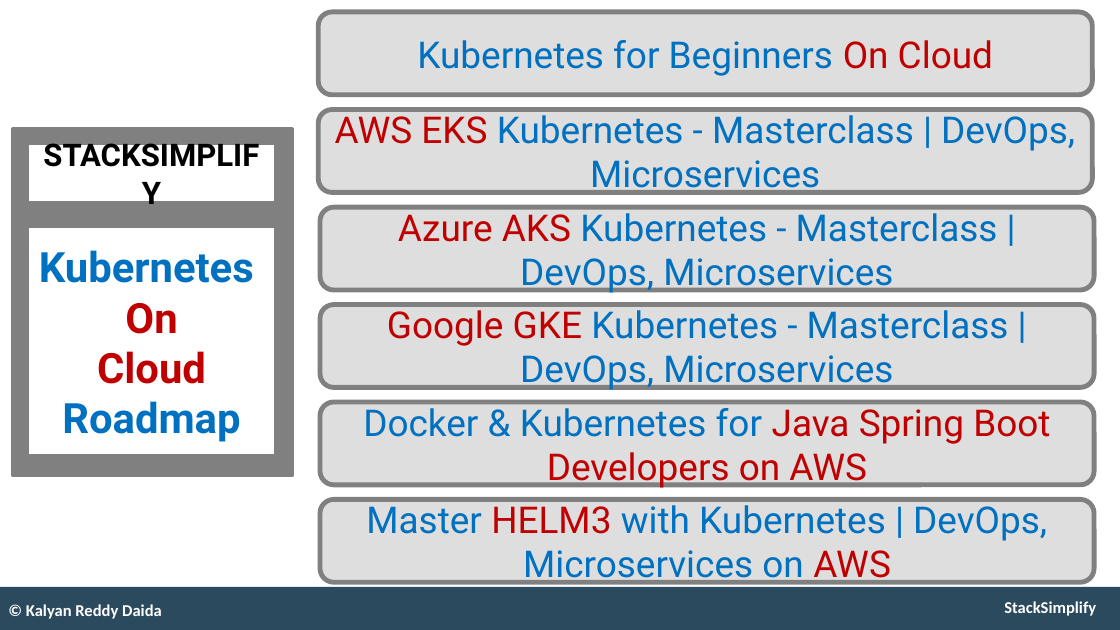
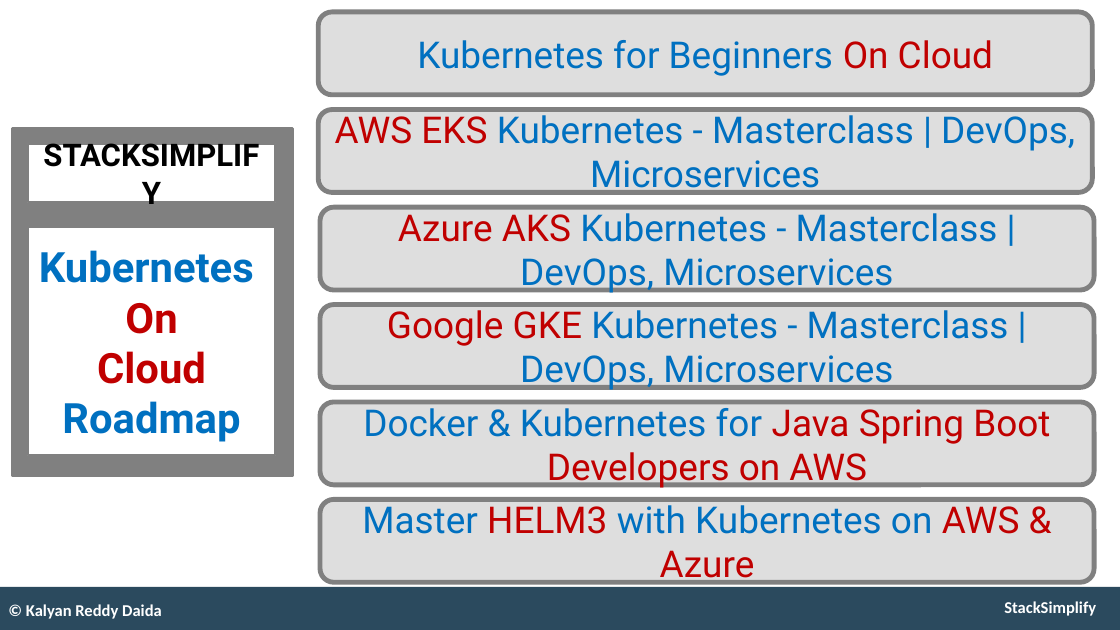
Before and after one commit to talvionyx/aws-eks-kubernetes-masterclass, a slide deck: slide 3 of presentation/AWS-Fargate-and-EKS-Masterclass.pptx (slide 4 before the commit). Drawn at 1120x630 pixels with LibreOffice and Linux fonts; fonts in the diff are those of the drawing. Boxes give left, top, right and bottom in pixels: in the first picture for what was removed or moved away, otherwise in the second. Text is boxed around its words. In the diff, an @@ line names an element or a change of style, - is before the commit and + after.

```diff
--- a/presentation/AWS-Fargate-and-EKS-Masterclass.pptx
+++ b/presentation/AWS-Fargate-and-EKS-Masterclass.pptx
@@ text in rounded rectangle at (x1=362, y1=499, x2=1020, y2=585): text changed @@
-Master HELM3 with Kubernetes | DevOps, Microservices on AWS
+Master HELM3 with Kubernetes on AWS & Azure
```
Also in this commit, not shown: 8 other slides changed, 21 slides added, 5 slides removed, 1 other file.
